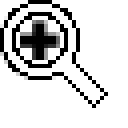
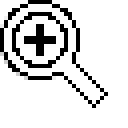
Before/after of a w=128, h=128 layered artwork. What changed in the layer stack:
painted on "Zoom out" over [20, 20, 60, 60]
